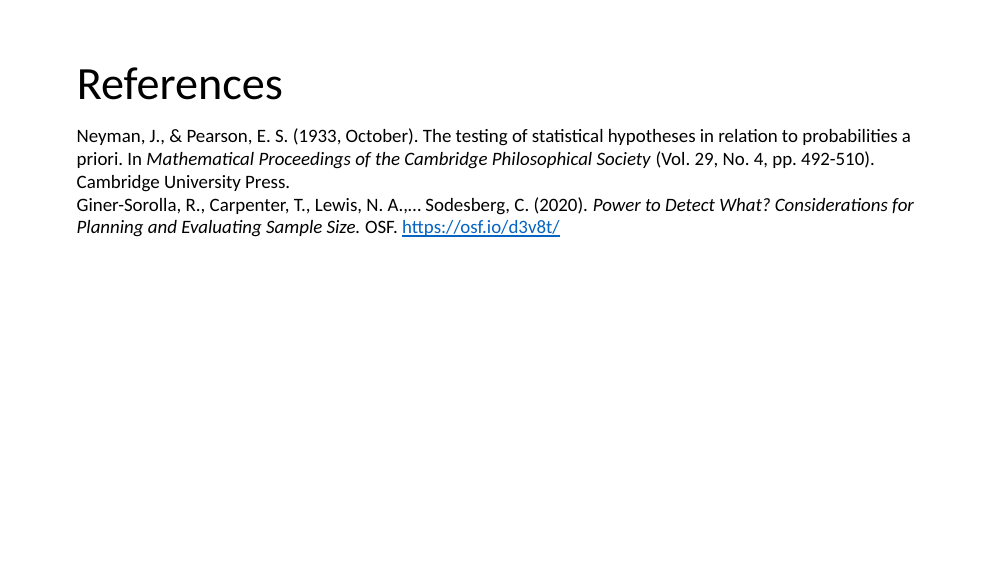
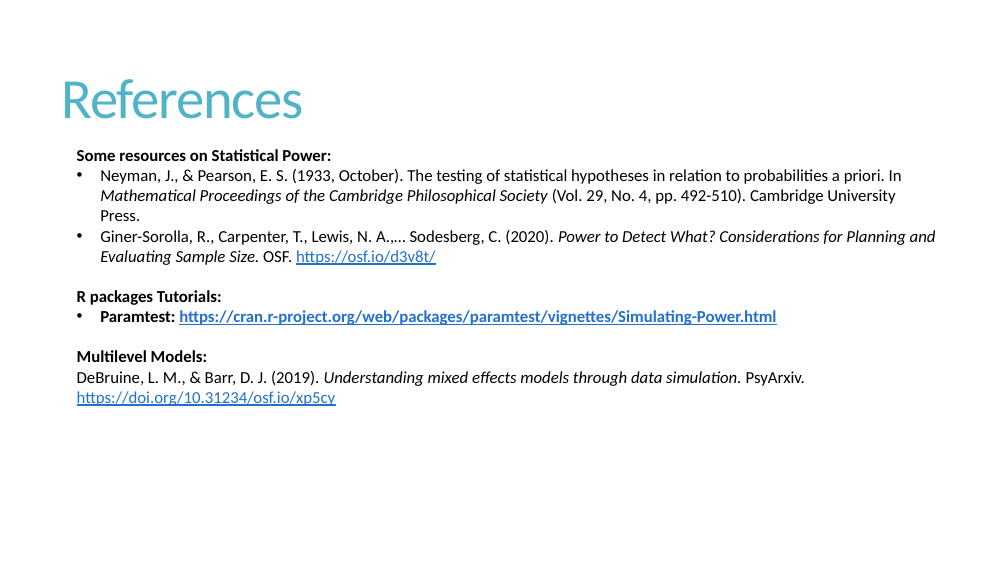
Before and after one commit to ncypris/power_sim, a slide deck: slide 29 of Power Simulation Workshop.pptx (slide 16 before the commit). Drawn at 1008x567 pixels with LibreOffice and Linux fonts; fonts in the diff are those of the drawing. Boxes give left, top, right and bottom in pixels: in the first picture for what was removed or moved away, otherwise in the second. Text is boxed around its words. In the diff, an @@ line names an element or a change of style, - is before the commit and + after.

Commit message:
Format and extra slides

```diff
--- a/Power Simulation Workshop.pptx
+++ b/Power Simulation Workshop.pptx
@@ title "References" moved from (x1=77, y1=67, x2=283, y2=100) to (x1=62, y1=79, x2=304, y2=119) @@
@@ title "References" at (x1=62, y1=79, x2=304, y2=119): size 44 to 54 pt, text colour #000000 to #50B4C8, letter spacing 0 to -1.2 pt; line spacing 0.9 to 0.85 @@
@@ text "Some resources on Statistical Power:" moved from (x1=77, y1=128, x2=914, y2=237) to (x1=77, y1=149, x2=936, y2=406) @@
@@ text at (x1=77, y1=149, x2=331, y2=161): paragraph added @@
+Some resources on Statistical Power:
@@ text at (x1=100, y1=169, x2=936, y2=265): size 18 to 16 pt in "Neyman, J., & Pearson, E. S. (1933, ...", "Giner-Sorolla, R., Carpenter, T., Lewis, N. A.,… ..."; text colour #0563C1 to #2370CD in "https://osf.io/d3v8t/"; bullet none to • @@
@@ text at (x1=77, y1=290, x2=805, y2=406): paragraphs added @@
+R packages Tutorials:
+• Paramtest: https://cran.r-project.org/web/packages/paramtest/vignettes/Simulating-Power.html
+Multilevel Models:
+DeBruine, L. M., & Barr, D. J. (2019). Understanding mixed effects models through data simulation. PsyArxiv. https://doi.org/10.31234/osf.io/xp5cy
```
Also in this commit, not shown: 14 other slides changed, 15 slides added, 1 slide removed.
